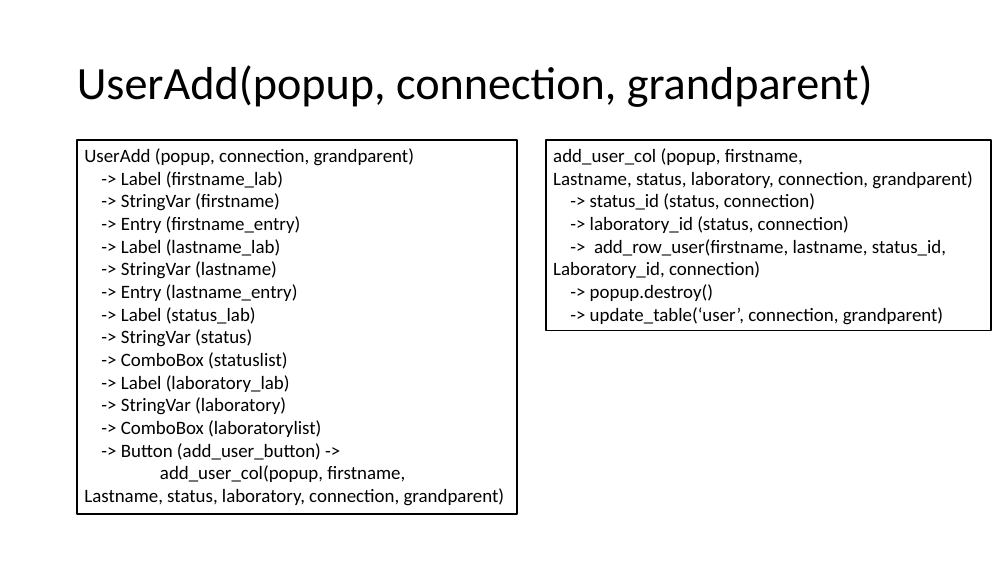
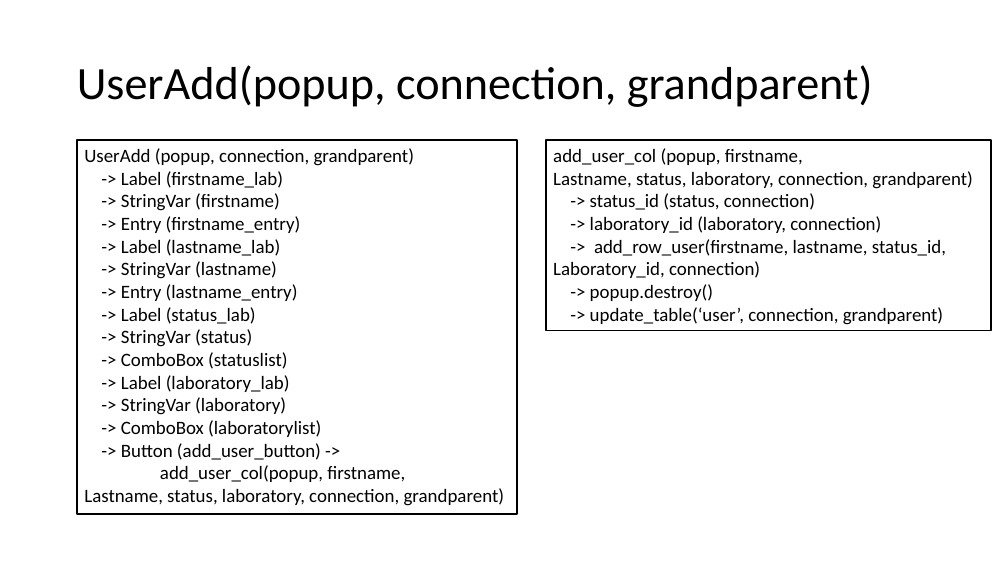
Before and after one commit to jcorain/CollaSci, a slide deck: slide 9 of GUI_schema.pptx. Drawn at 1008x567 pixels with LibreOffice and Linux fonts; fonts in the diff are those of the drawing. Boxes give left, top, right and bottom in pixels: in the first picture for what was removed or moved away, otherwise in the second. Text is boxed around its words. In the diff, an @@ line names an element or a change of style, - is before the commit and + after.

```diff
--- a/GUI_schema.pptx
+++ b/GUI_schema.pptx
@@ text in rectangle at [590,216,881,233]: text changed @@
--> laboratory_id (status, connection)
+-> laboratory_id (laboratory, connection)
```
Also in this commit, not shown: 3 other slides changed, 3 slides added, 3 other files.
